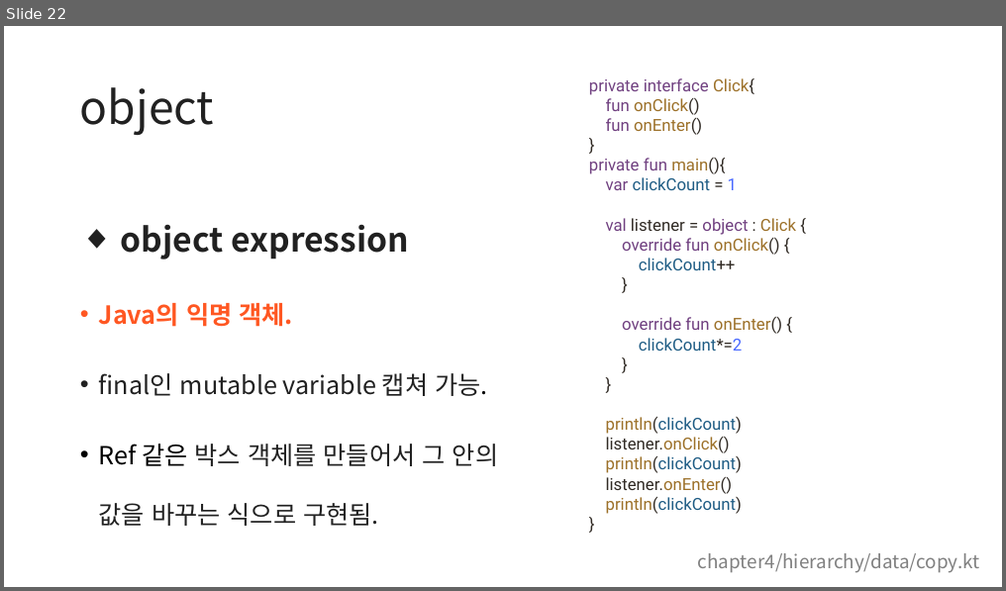
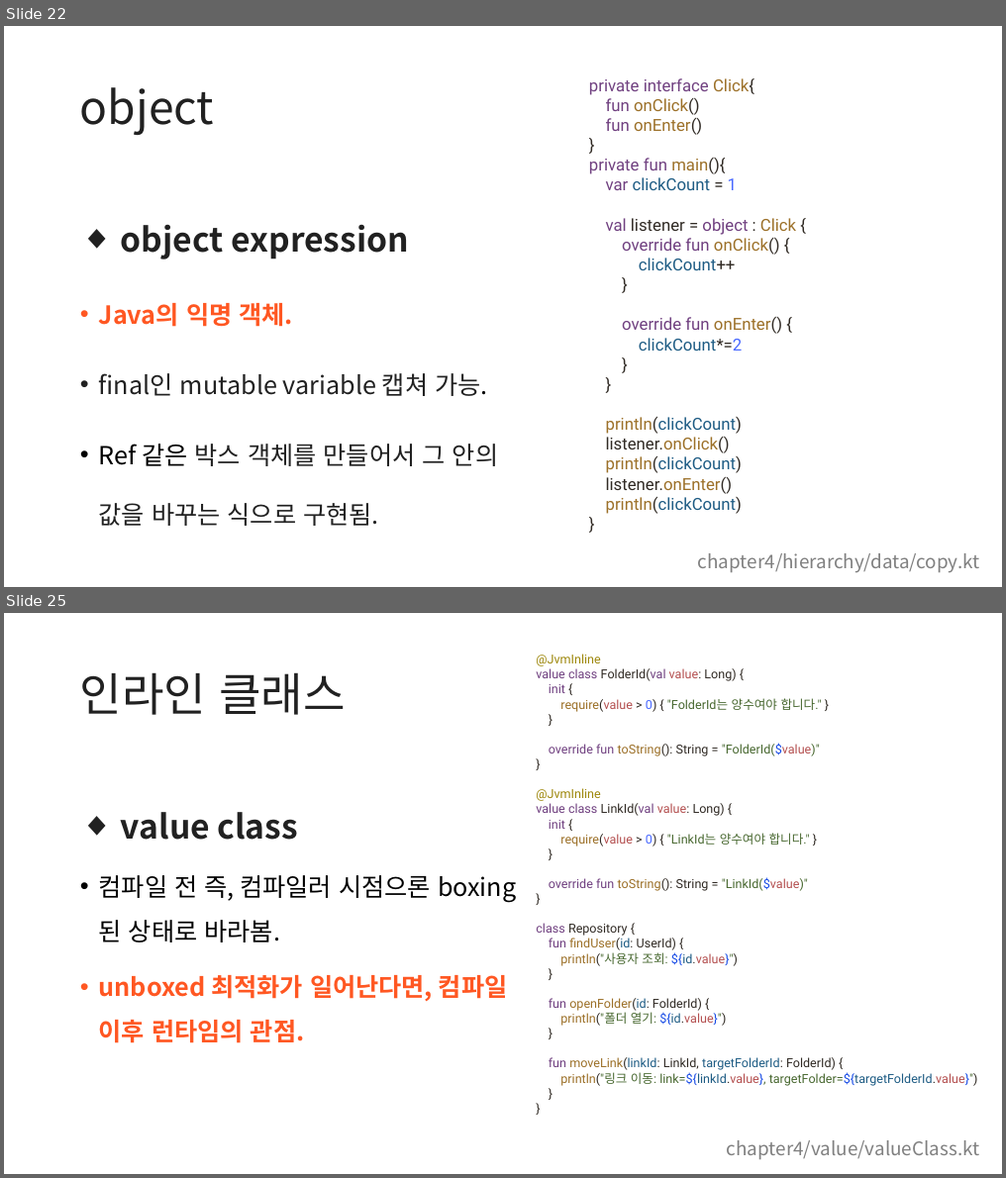
Before and after one commit to kotlin-study-2026/kotlin-study-archive, a slide deck: weak04/src/main/kotlin/chapter4/4장.pptx. Shown one above the other, each under a label of ours: slide 22 before the commit, slides 22 and 25 after it; the slides between them are not shown. The pictures are 1006x591 and 1006x1178 pixels, drawn with LibreOffice and Linux fonts; fonts in the diff are those of the drawing. Boxes give left, top, right and bottom in pixels: in the first picture for what was removed or moved away, otherwise in the second. Text is boxed around its words. In the diff, an @@ line names an element or a change of style, - is before the commit and + after.

```diff
--- a/weak04/src/main/kotlin/chapter4/4장.pptx
+++ b/weak04/src/main/kotlin/chapter4/4장.pptx
@@ slide 25 added at (x1=4, y1=613, x2=1002, y2=1174), background #FFFFFF @@
@@ text added at (x1=536, y1=654, x2=978, y2=1086), 12 pt, text #302A24 @@
+@JvmInline
+value class FolderId(val value: Long) {
+init {
+require(value > 0) { "FolderId는 양수여야 합니다." }
+}
+override fun toString(): String = "FolderId($value)"
+}
+@JvmInline
+value class LinkId(val value: Long) {
+init {
+require(value > 0) { "LinkId는 양수여야 합니다." }
+}
+override fun toString(): String = "LinkId($value)"
+}
+class Repository {
+fun findUser(id: UserId) {
+println("사용자 조회: ${id.value}")
+}
+fun openFolder(id: FolderId) {
+println("폴더 열기: ${id.value}")
+}
+fun moveLink(linkId: LinkId, targetFolderId: FolderId) {
+println("링크 이동: link=${linkId.value}, targetFolder=${targetFolderId.value}")
+}
+}
@@ title added at (x1=80, y1=672, x2=345, y2=715), 44 pt, text #212121 @@
+인라인 클래스
@@ text added at (x1=99, y1=812, x2=516, y2=1044), 24 pt, text #FF5722, bold @@
+◆ value class
+• 컴파일 전 즉, 컴파일러 시점으론 boxing 된 상태로 바라봄.
+• unboxed 최적화가 일어난다면, 컴파일 이후 런타임의 관점.
@@ text added at (x1=727, y1=1141, x2=980, y2=1160), 18 pt, text #808080 @@
+chapter4/value/valueClass.kt
```
Also in this commit, not shown: 2 slides changed, 6 other slides added, 1 other file.
